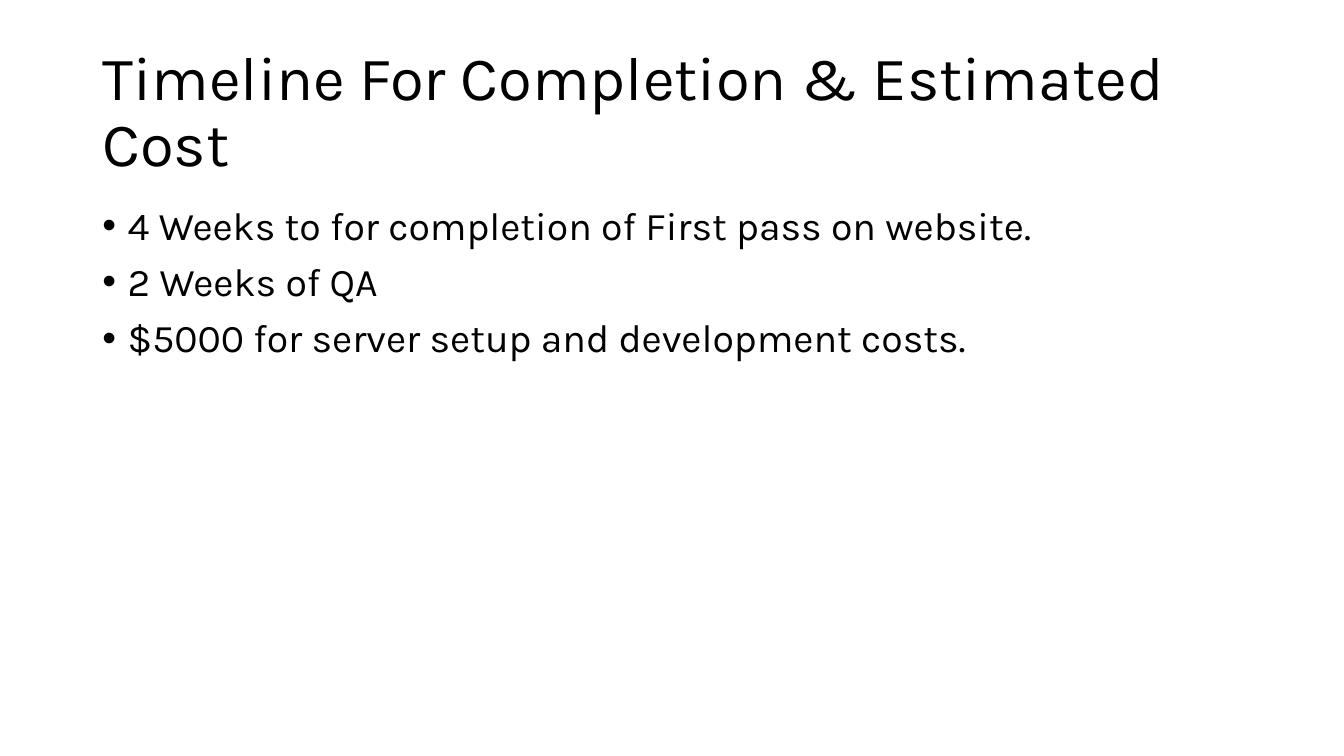
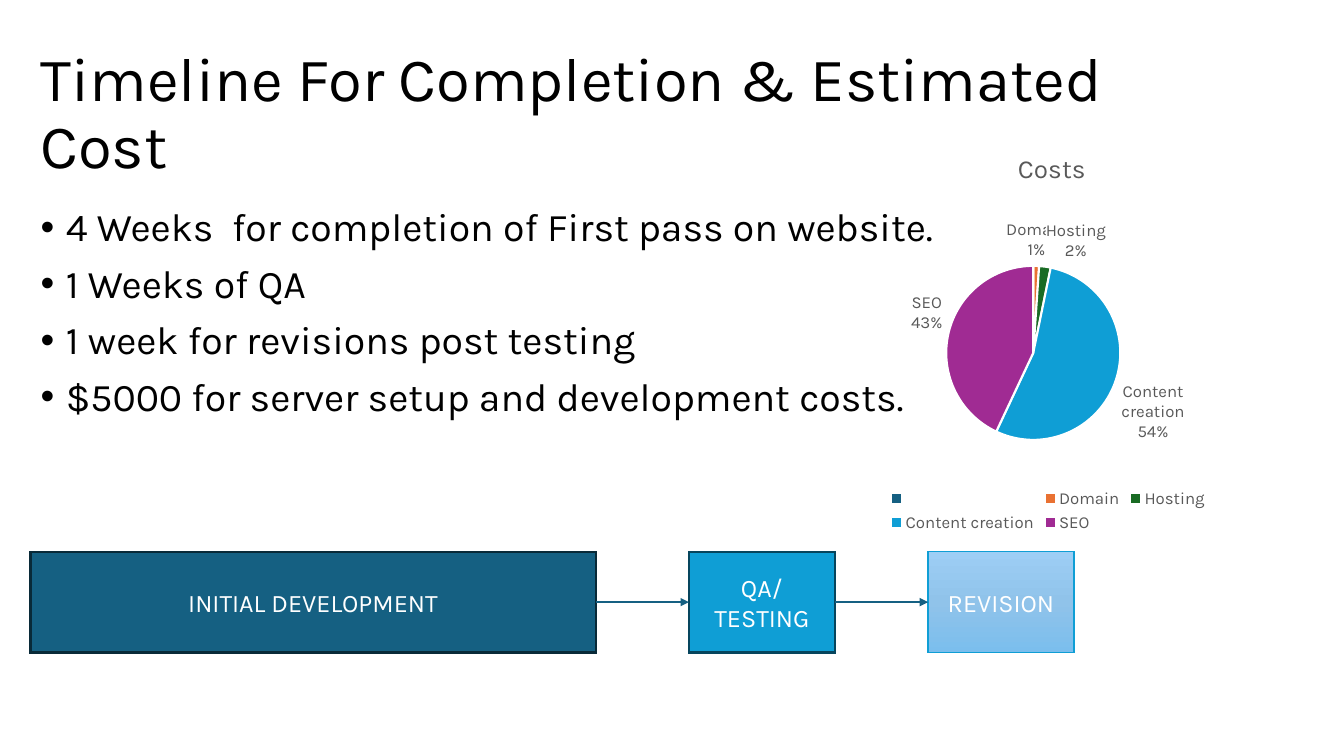
Before and after one commit to CalebStark/Moffat-Bay, a slide deck: slide 12 of Documentation/Prototype Assignment - Group 2.pptx (slide 13 before the commit). Drawn at 1344x756 pixels with LibreOffice and Linux fonts; fonts in the diff are those of the drawing. Boxes give left, top, right and bottom in pixels: in the first picture for what was removed or moved away, otherwise in the second. Text is boxed around its words. In the diff, an @@ line names an element or a change of style, - is before the commit and + after.

Commit message:
Added a logo image and additional content to the repo.

```diff
--- a/Documentation/Prototype Assignment - Group 2.pptx
+++ b/Documentation/Prototype Assignment - Group 2.pptx
@@ text "Timeline For Completion & Estimated ...": place and size @@
-text "Timeline For Completion & Estimated ..." at (102, 57, 1163, 167)
+text "Timeline For Completion & Estimated ..." at (41, 58, 1102, 169)
@@ pie chart added at (785, 147, 1313, 537) @@
+title "Costs "
+categories: , Domain, Hosting, Content creation, SEO
+Series 1: -, 1, 2, 54, 43
@@ text "4 Weeks for completion of ...": place and size @@
-text "4 Weeks for completion of ..." at (128, 213, 1031, 362)
+text "4 Weeks for completion of ..." at (66, 214, 933, 421)
@@ text at (66, 214, 933, 364): text changed @@
-• 4 Weeks to for completion of First pass on website.
-• 2 Weeks of QA
+• 4 Weeks for completion of First pass on website.
+• 1 Weeks of QA
+• 1 week for revisions post testing
@@ rectangle added at (30, 552, 596, 652), fill #156082, outline #092A39 1.5 pt, 18 pt, text #FFFFFF @@
+INITIAL DEVELOPMENT
@@ rectangle added at (690, 552, 836, 652), fill #0F9ED5, outline #07455D 1.5 pt, 18 pt, text #FFFFFF @@
+QA/TESTING
@@ rectangle added at (929, 552, 1075, 652), fill gradient #9ECFF5 to #90C4EB to #7CBEED, outline #0F9ED5 1 pt, 18 pt, text #FFFFFF @@
+REVISION
@@ arrow added from (596, 602) to (690, 602), #156082 1.5 pt @@
@@ arrow added from (835, 602) to (929, 602), #156082 1.5 pt @@
```
Also in this commit, not shown: 7 other slides changed, 3 slides added, 4 slides removed, 1 other file.
